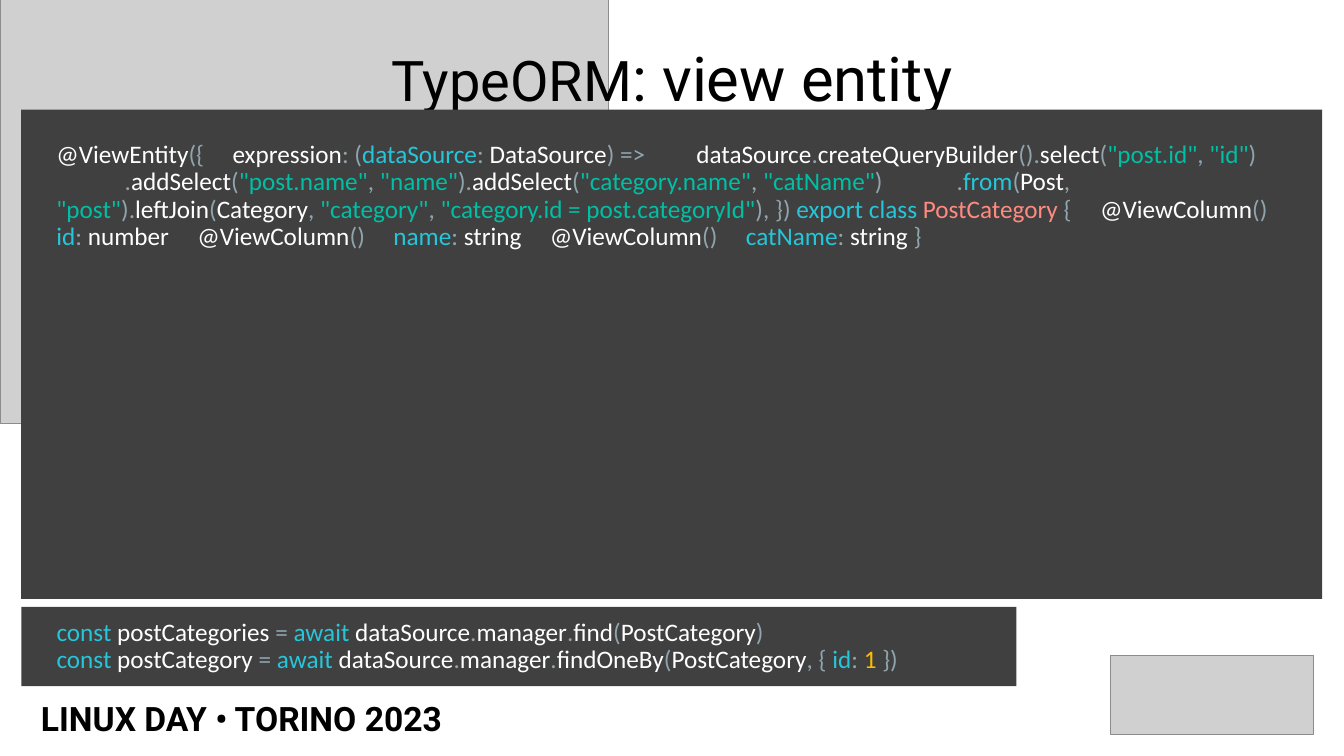
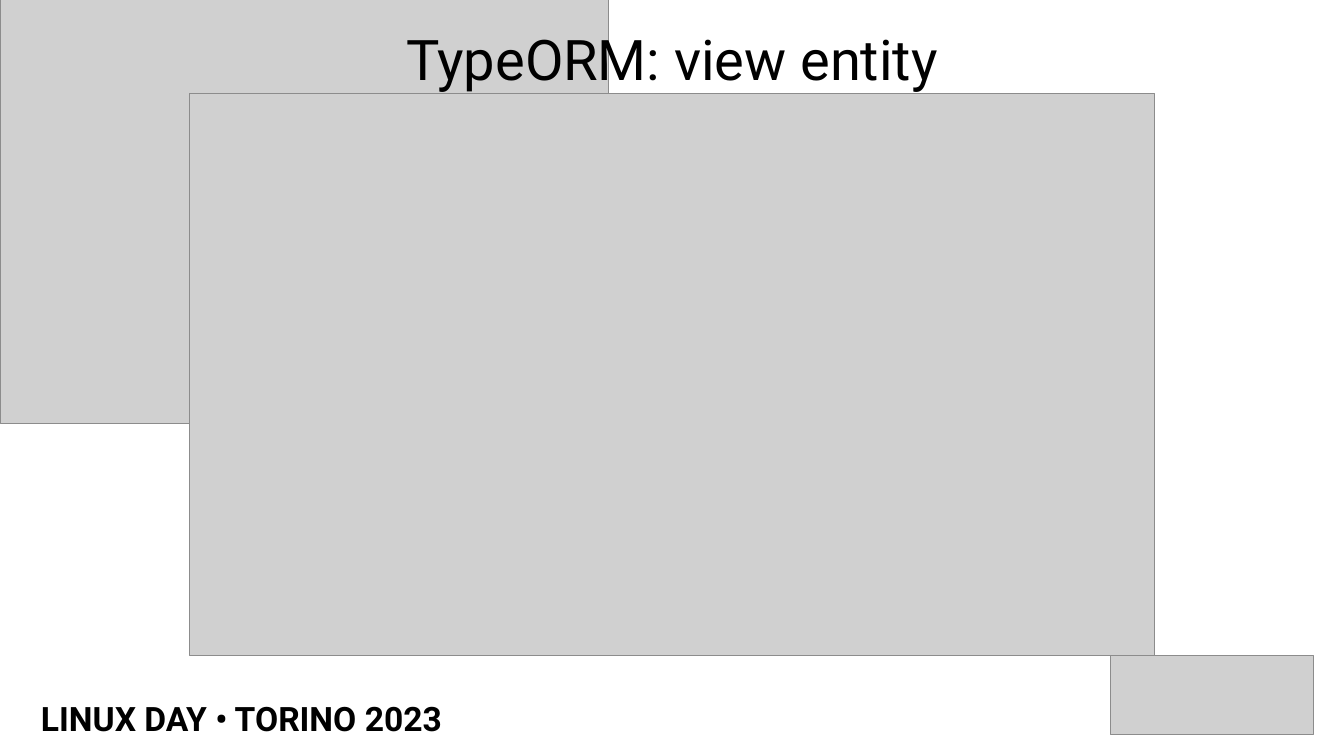
Before and after one commit to volcanicminds/linuxday-torino-2023, a slide deck: slide 23 of LINUX DAY - TORINO 2023 - Postgres Primi passi tramite ORM.odp. Drawn at 1344x756 pixels with LibreOffice and Linux fonts; fonts in the diff are those of the drawing; grey boxes stand for pictures. Boxes give left, top, right and bottom in pixels: in the first picture for what was removed or moved away, otherwise in the second. Text is boxed around its words. In the diff, an @@ line names an element or a change of style, - is before the commit and + after.

```diff
--- a/LINUX DAY - TORINO 2023 - Postgres Primi passi tramite ORM.odp
+++ b/LINUX DAY - TORINO 2023 - Postgres Primi passi tramite ORM.odp
@@ title "TypeORM: view entity": place and size @@
-title "TypeORM: view entity" at [391,50,952,116]
+title "TypeORM: view entity" at [406,29,937,94]
@@ title "TypeORM: view entity" at [406,29,937,94]: size 44 to 40 pt in "TypeORM: view entity" @@
@@ text removed at [21,110,1323,599] @@
-@ViewEntity({ expression: (dataSource: DataSource) => dataSource.createQueryBuilder().select("post.id", "id")
-.addSelect("post.name", "name").addSelect("category.name", "catName") .from(Post, "post").leftJoin(Category, "category", "category.id = post.categoryId"), }) export class PostCategory { @ViewColumn() id: number @ViewColumn() name: string @ViewColumn() catName: string }
@@ picture added at [190,94,1155,656] @@
@@ rectangle removed at [21,607,1016,687] @@
-const postCategories = await dataSource.manager.find(PostCategory)
-const postCategory = await dataSource.manager.findOneBy(PostCategory, { id: 1 })
```
Also in this commit, not shown: 28 other slides changed, 2 other files.
